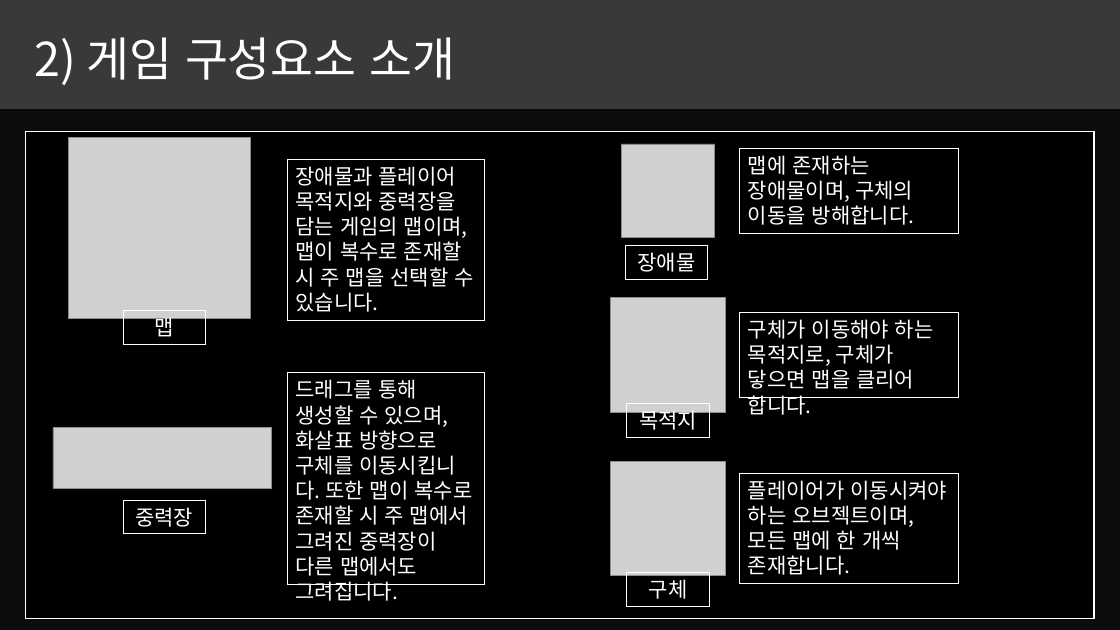
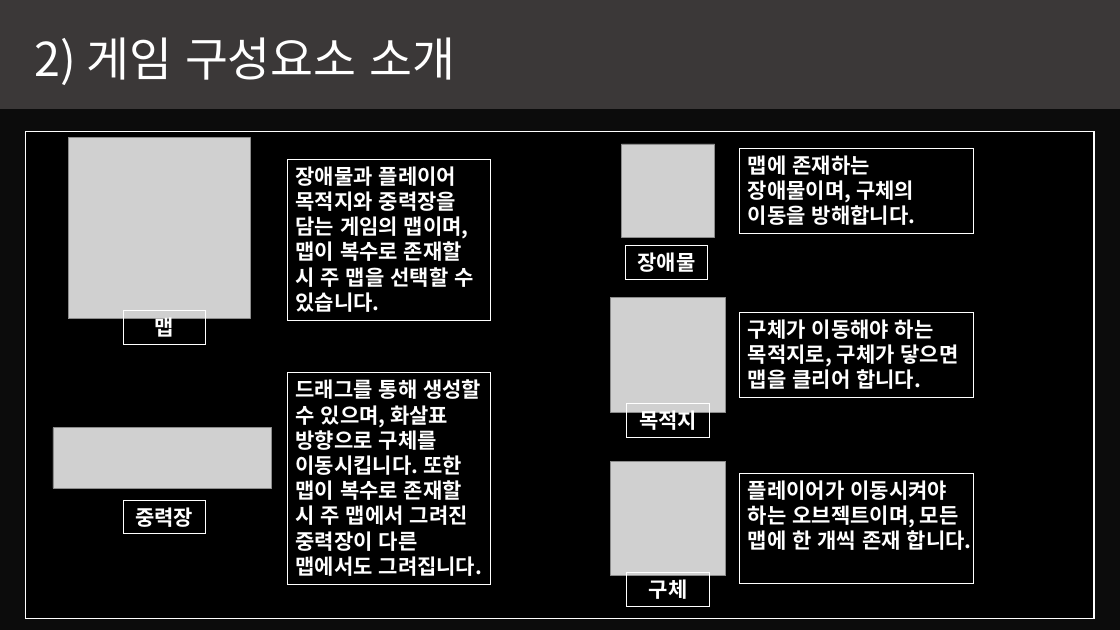
Before and after one commit to kjpark102312/Jagu_Agis, a slide deck: slide 3 of Presentation/AGIS 발표자료.pptx. Drawn at 1120x630 pixels with LibreOffice and Linux fonts; fonts in the diff are those of the drawing; grey boxes stand for pictures; background and template pictures are left out; a plain dark background stands for a picture behind light text. Boxes give left, top, right and bottom in pixels: in the first picture for what was removed or moved away, otherwise in the second. Text is boxed around its words. In the diff, an @@ line names an element or a change of style, - is before the commit and + after.

```diff
--- a/Presentation/AGIS 발표자료.pptx
+++ b/Presentation/AGIS 발표자료.pptx
@@ bold on in 9 elements at [625,245,707,279], [627,404,709,438], [627,572,709,606], [124,500,206,534], [124,310,206,344], [287,373,491,585], [287,159,491,320], [740,313,974,397], [740,148,974,233] @@
@@ rectangle "맵에 존재하는 장애물이며, 구체의 이동을 ...": place and size @@
-rectangle "맵에 존재하는 장애물이며, 구체의 이동을 ..." at [740,148,959,233]
+rectangle "맵에 존재하는 장애물이며, 구체의 이동을 ..." at [740,148,974,233]
@@ rectangle "장애물과 플레이어": place and size @@
-rectangle "장애물과 플레이어" at [287,159,484,320]
+rectangle "장애물과 플레이어" at [287,159,491,320]
@@ rectangle "구체가 이동해야 하는 목적지로, 구체가 ...": place and size @@
-rectangle "구체가 이동해야 하는 목적지로, 구체가 ..." at [740,313,959,397]
+rectangle "구체가 이동해야 하는 목적지로, 구체가 ..." at [740,313,974,397]
@@ rectangle "드래그를 통해 생성할 수 있으며, ...": place and size @@
-rectangle "드래그를 통해 생성할 수 있으며, ..." at [287,373,484,585]
+rectangle "드래그를 통해 생성할 수 있으며, ..." at [287,373,491,585]
@@ rectangle "플레이어가 이동시켜야 하는 오브젝트이며, 모든 ...": place and size @@
-rectangle "플레이어가 이동시켜야 하는 오브젝트이며, 모든 ..." at [740,473,959,583]
+rectangle "플레이어가 이동시켜야 하는 오브젝트이며, 모든 ..." at [740,473,974,583]
@@ text in rectangle at [748,480,972,550]: text changed; bold on @@
-플레이어가 이동시켜야 하는 오브젝트이며, 모든 맵에 한 개씩 존재합니다.
+플레이어가 이동시켜야 하는 오브젝트이며, 모든 맵에 한 개씩 존재 합니다.
```
Also in this commit, not shown: 4 other slides changed, 1 other file.
